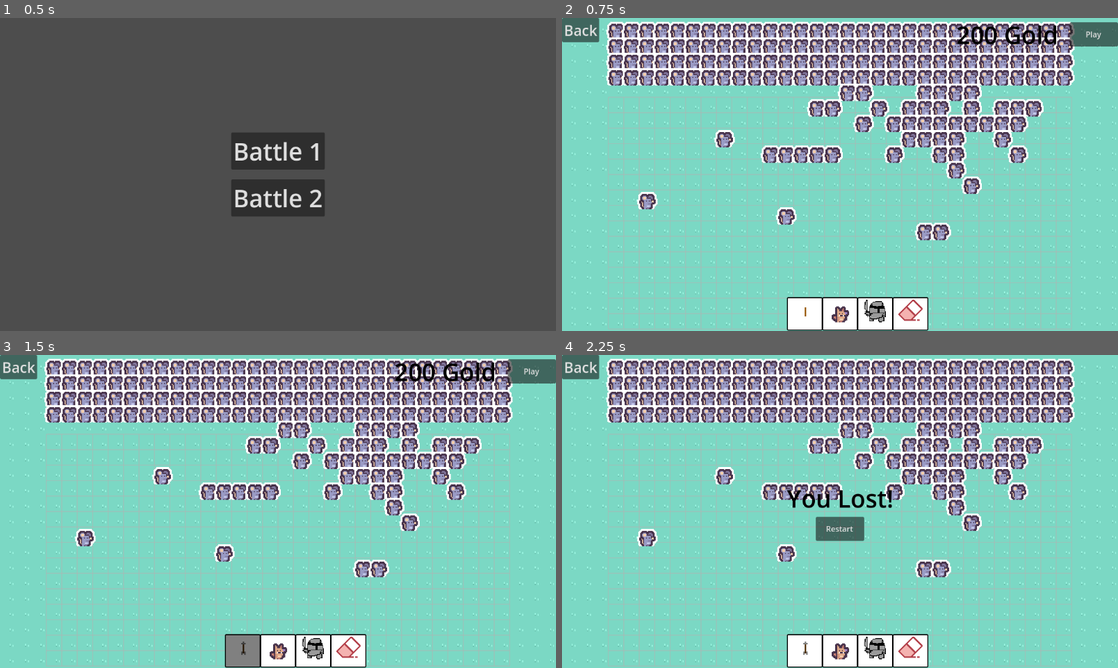
Above: before the commit, frames 1-4 (two rows, left to right).
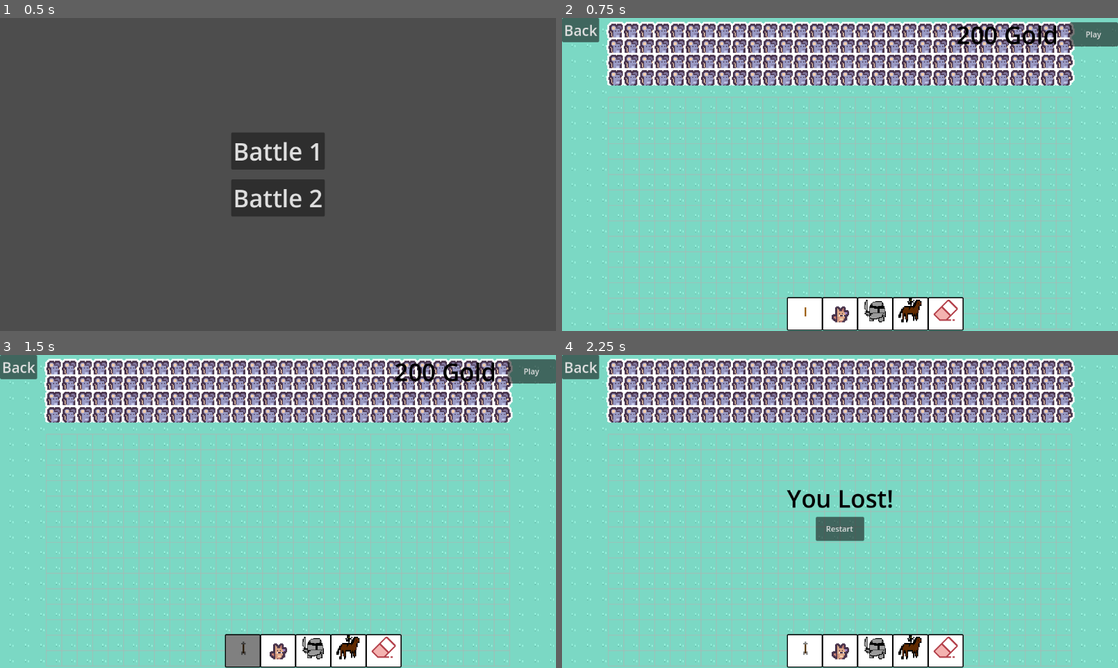
Above: after the commit, the same moments.

Repository: MinIcecream/PixelClash
Game: Godot game, scene res://scenes/battle_select.tscn
The game is run twice, just before and just after one commit, with the same random seed, the same clock (stepped at 60 frames per second) and the same inputs.
Inputs (mouse positions are in pixels of both pictures, inside the frame that each line leads up to):
- Up to frame 1 (0.5 s): no input
- Up to frame 2 (0.75 s): click "Battle 1" at 0.5 s
- Up to frame 3 (1.5 s): click (244, 646) at 1.27 s
- Up to frame 4 (2.25 s): click "Play" at 2 s

Frame 1 is identical in both runs. In frame 2, 8.5% of the frame differs, in the area x 13-87%, y 20-100%; in frame 3, 8.5%; in frame 4, 8.4%.

Commit message:
Adds calvalry unit

Diff:
--- a/data/battles/battle1.tres
+++ b/data/battles/battle1.tres
@@ -25,7 +25,6 @@
 Vector2i(2, 1): ExtResource("2_m67m7"),
 Vector2i(2, 2): ExtResource("2_m67m7"),
 Vector2i(2, 3): ExtResource("2_m67m7"),
-Vector2i(2, 11): ExtResource("2_m67m7"),
 Vector2i(3, 0): ExtResource("2_m67m7"),
 Vector2i(3, 1): ExtResource("2_m67m7"),
 Vector2i(3, 2): ExtResource("2_m67m7"),
@@ -46,7 +45,6 @@
 Vector2i(7, 1): ExtResource("2_m67m7"),
 Vector2i(7, 2): ExtResource("2_m67m7"),
 Vector2i(7, 3): ExtResource("2_m67m7"),
-Vector2i(7, 7): ExtResource("2_m67m7"),
 Vector2i(8, 0): ExtResource("2_m67m7"),
 Vector2i(8, 1): ExtResource("2_m67m7"),
 Vector2i(8, 2): ExtResource("2_m67m7"),
@@ -59,119 +57,74 @@
 Vector2i(10, 1): ExtResource("2_m67m7"),
 Vector2i(10, 2): ExtResource("2_m67m7"),
 Vector2i(10, 3): ExtResource("2_m67m7"),
-Vector2i(10, 8): ExtResource("2_m67m7"),
 Vector2i(11, 0): ExtResource("2_m67m7"),
 Vector2i(11, 1): ExtResource("2_m67m7"),
 Vector2i(11, 2): ExtResource("2_m67m7"),
 Vector2i(11, 3): ExtResource("2_m67m7"),
-Vector2i(11, 8): ExtResource("2_m67m7"),
-Vector2i(11, 12): ExtResource("2_m67m7"),
 Vector2i(12, 0): ExtResource("2_m67m7"),
 Vector2i(12, 1): ExtResource("2_m67m7"),
 Vector2i(12, 2): ExtResource("2_m67m7"),
 Vector2i(12, 3): ExtResource("2_m67m7"),
-Vector2i(12, 8): ExtResource("2_m67m7"),
 Vector2i(13, 0): ExtResource("2_m67m7"),
 Vector2i(13, 1): ExtResource("2_m67m7"),
 Vector2i(13, 2): ExtResource("2_m67m7"),
 Vector2i(13, 3): ExtResource("2_m67m7"),
-Vector2i(13, 5): ExtResource("2_m67m7"),
-Vector2i(13, 8): ExtResource("2_m67m7"),
 Vector2i(14, 0): ExtResource("2_m67m7"),
 Vector2i(14, 1): ExtResource("2_m67m7"),
 Vector2i(14, 2): ExtResource("2_m67m7"),
 Vector2i(14, 3): ExtResource("2_m67m7"),
-Vector2i(14, 5): ExtResource("2_m67m7"),
-Vector2i(14, 8): ExtResource("2_m67m7"),
 Vector2i(15, 0): ExtResource("2_m67m7"),
 Vector2i(15, 1): ExtResource("2_m67m7"),
 Vector2i(15, 2): ExtResource("2_m67m7"),
 Vector2i(15, 3): ExtResource("2_m67m7"),
-Vector2i(15, 4): ExtResource("2_m67m7"),
 Vector2i(16, 0): ExtResource("2_m67m7"),
 Vector2i(16, 1): ExtResource("2_m67m7"),
 Vector2i(16, 2): ExtResource("2_m67m7"),
 Vector2i(16, 3): ExtResource("2_m67m7"),
-Vector2i(16, 4): ExtResource("2_m67m7"),
-Vector2i(16, 6): ExtResource("2_m67m7"),
 Vector2i(17, 0): ExtResource("2_m67m7"),
 Vector2i(17, 1): ExtResource("2_m67m7"),
 Vector2i(17, 2): ExtResource("2_m67m7"),
 Vector2i(17, 3): ExtResource("2_m67m7"),
-Vector2i(17, 5): ExtResource("2_m67m7"),
 Vector2i(18, 0): ExtResource("2_m67m7"),
 Vector2i(18, 1): ExtResource("2_m67m7"),
 Vector2i(18, 2): ExtResource("2_m67m7"),
 Vector2i(18, 3): ExtResource("2_m67m7"),
-Vector2i(18, 6): ExtResource("2_m67m7"),
-Vector2i(18, 8): ExtResource("2_m67m7"),
 Vector2i(19, 0): ExtResource("2_m67m7"),
 Vector2i(19, 1): ExtResource("2_m67m7"),
 Vector2i(19, 2): ExtResource("2_m67m7"),
 Vector2i(19, 3): ExtResource("2_m67m7"),
-Vector2i(19, 5): ExtResource("2_m67m7"),
-Vector2i(19, 6): ExtResource("2_m67m7"),
-Vector2i(19, 7): ExtResource("2_m67m7"),
 Vector2i(20, 0): ExtResource("2_m67m7"),
 Vector2i(20, 1): ExtResource("2_m67m7"),
 Vector2i(20, 2): ExtResource("2_m67m7"),
 Vector2i(20, 3): ExtResource("2_m67m7"),
-Vector2i(20, 4): ExtResource("2_m67m7"),
-Vector2i(20, 5): ExtResource("2_m67m7"),
-Vector2i(20, 6): ExtResource("2_m67m7"),
-Vector2i(20, 7): ExtResource("2_m67m7"),
-Vector2i(20, 13): ExtResource("2_m67m7"),
 Vector2i(21, 0): ExtResource("2_m67m7"),
 Vector2i(21, 1): ExtResource("2_m67m7"),
 Vector2i(21, 2): ExtResource("2_m67m7"),
 Vector2i(21, 3): ExtResource("2_m67m7"),
-Vector2i(21, 4): ExtResource("2_m67m7"),
-Vector2i(21, 5): ExtResource("2_m67m7"),
-Vector2i(21, 6): ExtResource("2_m67m7"),
-Vector2i(21, 7): ExtResource("2_m67m7"),
-Vector2i(21, 8): ExtResource("2_m67m7"),
-Vector2i(21, 13): ExtResource("2_m67m7"),
 Vector2i(22, 0): ExtResource("2_m67m7"),
 Vector2i(22, 1): ExtResource("2_m67m7"),
 Vector2i(22, 2): ExtResource("2_m67m7"),
 Vector2i(22, 3): ExtResource("2_m67m7"),
-Vector2i(22, 4): ExtResource("2_m67m7"),
-Vector2i(22, 6): ExtResource("2_m67m7"),
-Vector2i(22, 7): ExtResource("2_m67m7"),
-Vector2i(22, 8): ExtResource("2_m67m7"),
-Vector2i(22, 9): ExtResource("2_m67m7"),
 Vector2i(23, 0): ExtResource("2_m67m7"),
 Vector2i(23, 1): ExtResource("2_m67m7"),
 Vector2i(23, 2): ExtResource("2_m67m7"),
 Vector2i(23, 3): ExtResource("2_m67m7"),
-Vector2i(23, 4): ExtResource("2_m67m7"),
-Vector2i(23, 5): ExtResource("2_m67m7"),
-Vector2i(23, 6): ExtResource("2_m67m7"),
-Vector2i(23, 10): ExtResource("2_m67m7"),
 Vector2i(24, 0): ExtResource("2_m67m7"),
 Vector2i(24, 1): ExtResource("2_m67m7"),
 Vector2i(24, 2): ExtResource("2_m67m7"),
 Vector2i(24, 3): ExtResource("2_m67m7"),
-Vector2i(24, 6): ExtResource("2_m67m7"),
 Vector2i(25, 0): ExtResource("2_m67m7"),
 Vector2i(25, 1): ExtResource("2_m67m7"),
 Vector2i(25, 2): ExtResource("2_m67m7"),
 Vector2i(25, 3): ExtResource("2_m67m7"),
-Vector2i(25, 5): ExtResource("2_m67m7"),
-Vector2i(25, 6): ExtResource("2_m67m7"),
-Vector2i(25, 7): ExtResource("2_m67m7"),
 Vector2i(26, 0): ExtResource("2_m67m7"),
 Vector2i(26, 1): ExtResource("2_m67m7"),
 Vector2i(26, 2): ExtResource("2_m67m7"),
 Vector2i(26, 3): ExtResource("2_m67m7"),
-Vector2i(26, 5): ExtResource("2_m67m7"),
-Vector2i(26, 6): ExtResource("2_m67m7"),
-Vector2i(26, 8): ExtResource("2_m67m7"),
 Vector2i(27, 0): ExtResource("2_m67m7"),
 Vector2i(27, 1): ExtResource("2_m67m7"),
 Vector2i(27, 2): ExtResource("2_m67m7"),
 Vector2i(27, 3): ExtResource("2_m67m7"),
-Vector2i(27, 5): ExtResource("2_m67m7"),
 Vector2i(28, 0): ExtResource("2_m67m7"),
 Vector2i(28, 1): ExtResource("2_m67m7"),
 Vector2i(28, 2): ExtResource("2_m67m7"),
--- a/data/units/archer.tres
+++ b/data/units/archer.tres
@@ -14,6 +14,6 @@
 health = 18
 price = 3
 death_particles = ExtResource("1_6l0p1")
-size = Vector2(1, 1)
+size = Vector2i(1, 1)
 target_groups = Array[String](["enemy"])
 metadata/_custom_type_script = "uid://bohci6skr4x5g"
--- /dev/null
+++ b/data/units/calvalry.tres
@@ -0,0 +1,19 @@
+[gd_resource type="Resource" script_class="UnitData" load_steps=3 format=3 uid="uid://cbugrljphdybe"]
+
+[ext_resource type="PackedScene" uid="uid://prykkcv3osf7" path="res://scenes/death.tscn" id="1_u3qng"]
+[ext_resource type="Script" uid="uid://bohci6skr4x5g" path="res://scripts/unit_data.gd" id="2_swdr4"]
+
+[resource]
+script = ExtResource("2_swdr4")
+faction = 0
+name = "calvalry"
+speed = 30.0
+attack_range = 60.0
+attack_cooldown = 0.8
+damage = 8
+health = 50
+price = 5
+death_particles = ExtResource("1_u3qng")
+size = Vector2i(2, 1)
+target_groups = Array[String](["enemy", ""])
+metadata/_custom_type_script = "uid://bohci6skr4x5g"
--- a/data/units/enemy_test.tres
+++ b/data/units/enemy_test.tres
@@ -7,7 +7,7 @@
 script = ExtResource("1_kusvv")
 faction = 1
 name = "enemy"
-speed = 35.0
+speed = 30.0
 attack_range = 20.0
 attack_cooldown = 0.8
 damage = 8
--- a/data/units/swordsman.tres
+++ b/data/units/swordsman.tres
@@ -7,7 +7,7 @@
 script = ExtResource("2_wk5y1")
 faction = 0
 name = "swordsman"
-speed = 35.0
+speed = 30.0
 attack_range = 20.0
 attack_cooldown = 0.8
 damage = 8
--- a/scenes/UI.tscn
+++ b/scenes/UI.tscn
@@ -10,6 +10,8 @@
 [ext_resource type="Script" uid="uid://c3ohiurpgkpi4" path="res://scripts/eraser_ui.gd" id="7_xpksx"]
 [ext_resource type="Texture2D" uid="uid://fpcjumr332uo" path="res://assets/eraser.png" id="8_24e4x"]
 [ext_resource type="Texture2D" uid="uid://ilumwvqhyr17" path="res://assets/New Piskel.png" id="8_w7enk"]
+[ext_resource type="Resource" uid="uid://cbugrljphdybe" path="res://data/units/calvalry.tres" id="9_7paak"]
+[ext_resource type="Texture2D" uid="uid://clw2nm2hhuwaw" path="res://assets/New Piskel (1).png" id="10_5sqrc"]
 
 [sub_resource type="StyleBoxFlat" id="StyleBoxFlat_5en4g"]
 bg_color = Color(1, 1, 1, 1)
@@ -160,6 +162,24 @@
 unit = ExtResource("7_ukj8e")
 icon = ExtResource("8_w7enk")
 
+[node name="PanelContainer5" type="PanelContainer" parent="Control/HBoxContainer"]
+layout_mode = 2
+theme_override_styles/panel = SubResource("StyleBoxFlat_5en4g")
+
+[node name="MarginContainer2" type="MarginContainer" parent="Control/HBoxContainer/PanelContainer5"]
+layout_mode = 2
+theme_override_constants/margin_left = 10
+theme_override_constants/margin_right = 10
+theme_override_constants/margin_bottom = 15
+
+[node name="TextureButton" type="TextureButton" parent="Control/HBoxContainer/PanelContainer5/MarginContainer2" groups=["ui_tool", "unit_button"]]
+custom_minimum_size = Vector2(50, 50)
+layout_mode = 2
+stretch_mode = 0
+script = ExtResource("3_5en4g")
+unit = ExtResource("9_7paak")
+icon = ExtResource("10_5sqrc")
+
 [node name="PanelContainer3" type="PanelContainer" parent="Control/HBoxContainer"]
 layout_mode = 2
 theme_override_styles/panel = SubResource("StyleBoxFlat_5en4g")
--- /dev/null
+++ b/scenes/calvalry.tscn
@@ -0,0 +1,47 @@
+[gd_scene load_steps=8 format=3 uid="uid://b7wnbv6ufr2bg"]
+
+[ext_resource type="PackedScene" uid="uid://bfrc287phd4w7" path="res://scenes/unit.tscn" id="1_2ytdy"]
+[ext_resource type="Texture2D" uid="uid://clw2nm2hhuwaw" path="res://assets/New Piskel (1).png" id="2_tjt8q"]
+[ext_resource type="Resource" uid="uid://cbugrljphdybe" path="res://data/units/calvalry.tres" id="2_uo2o1"]
+[ext_resource type="Script" uid="uid://bmm5dprukp8wp" path="res://scripts/charge_attack.gd" id="4_uo2o1"]
+
+[sub_resource type="RectangleShape2D" id="RectangleShape2D_uo2o1"]
+size = Vector2(16.6332, 46.4044)
+
+[sub_resource type="RectangleShape2D" id="RectangleShape2D_krby6"]
+size = Vector2(8.99863, 20.1032)
+
+[sub_resource type="RectangleShape2D" id="RectangleShape2D_tjt8q"]
+size = Vector2(21, 9)
+
+[node name="CharacterBody2D3" instance=ExtResource("1_2ytdy")]
+data = ExtResource("2_uo2o1")
+
+[node name="Sprite2D" parent="." index="0"]
+texture = ExtResource("2_tjt8q")
+
+[node name="Collider" parent="." index="1"]
+position = Vector2(2.98023e-08, 2)
+scale = Vector2(0.463897, -0.447547)
+shape = SubResource("RectangleShape2D_uo2o1")
+
+[node name="Collider" parent="Hurtbox" index="0"]
+position = Vector2(0.0284591, 1.32595)
+rotation = 1.58825
+shape = SubResource("RectangleShape2D_krby6")
+
+[node name="Attack" parent="." index="5"]
+script = ExtResource("4_uo2o1")
+
+[node name="Area2D" type="Area2D" parent="Attack" index="0"]
+collision_layer = 0
+collision_mask = 2
+monitoring = false
+
+[node name="CollisionPolygon2D" type="CollisionPolygon2D" parent="Attack/Area2D" index="0"]
+position = Vector2(5, 1)
+polygon = PackedVector2Array(11, -26, -1, -1, 11, 22)
+
+[node name="CollisionShape2D" parent="AvoidanceArea" index="0"]
+position = Vector2(0, 2)
+shape = SubResource("RectangleShape2D_tjt8q")
--- a/scenes/enemy.tscn
+++ b/scenes/enemy.tscn
@@ -19,7 +19,6 @@
 position = Vector2(1, 7)
 rotation = 3.18064
 shape = SubResource("CircleShape2D_5uy6h")
-disabled = false
 
 [node name="Attack" parent="." index="5"]
 script = ExtResource("4_5uy6h")
--- a/scenes/knight.tscn
+++ b/scenes/knight.tscn
@@ -26,7 +26,6 @@
 position = Vector2(2, 3)
 rotation = -0.0217394
 shape = SubResource("CapsuleShape2D_0dyjn")
-disabled = false
 
 [node name="Collider" parent="Hurtbox" index="0"]
 position = Vector2(2, 2)
--- a/scenes/swordsman.tscn
+++ b/scenes/swordsman.tscn
@@ -5,12 +5,10 @@
 [ext_resource type="Script" uid="uid://7f80agfwm8xo" path="res://scripts/melee_attack.gd" id="3_6mje0"]
 
 [node name="CharacterBody2D2" instance=ExtResource("1_j1nbv")]
-collision_mask = 0
 data = ExtResource("2_6mje0")
 
 [node name="Collider" parent="." index="1"]
 position = Vector2(1, 7)
-disabled = false
 
 [node name="Attack" parent="." index="5"]
 script = ExtResource("3_6mje0")
--- a/scenes/unit.tscn
+++ b/scenes/unit.tscn
@@ -20,6 +20,7 @@
 [node name="CharacterBody2D3" type="CharacterBody2D"]
 z_index = 5
 y_sort_enabled = true
+collision_mask = 0
 script = ExtResource("1_3i0j8")
 
 [node name="Sprite2D" type="Sprite2D" parent="."]
--- a/scripts/battle_editor.gd
+++ b/scripts/battle_editor.gd
@@ -7,7 +7,7 @@
 @export var enabled = false
 var dirty = false
 
-func _process(delta: float) -> void:
+func _process(_delta: float) -> void:
 	if not enabled:
 		return
 	if not Engine.is_editor_hint():
--- /dev/null
+++ b/scripts/charge_attack.gd
@@ -0,0 +1,57 @@
+extends Attack
+
+@onready var area2D = $"Area2D"
+
+var hit_units := {}
+var chargeDirection = null
+
+func _ready() -> void:
+	area2D.area_entered.connect(Callable(self, "_on_area_entered"))
+
+func _on_area_entered(unit: Area2D) -> void:
+	if unit in hit_units or unit.faction == self.get_parent().data.faction:
+		return
+
+	unit.take_damage(self.get_parent().data.damage)
+	hit_units[unit] = true
+	_apply_hit_effects(unit)
+
+func _apply_hit_effects(unit: Area2D) -> void:
+	var forward = (unit.global_position - global_position).normalized()
+	var side = Vector2(-forward.y, forward.x)
+
+	# Randomly choose left or right
+	if randf() < 0.5:
+		side = -side
+
+	# Mix sideways + a bit of forward
+	var knock_dir = (side * 0.8 + forward * 0.2).normalized()
+
+	unit.knockback(knock_dir * 2000)
+
+
+func _do_attack(target: Node2D) -> void:
+	var dir = target.global_position - self.global_position
+	area2D.rotation = dir.angle()
+
+	await get_tree().create_timer(0.5).timeout
+	enable_hitbox()
+	chargeDirection = dir.normalized()
+	await get_tree().create_timer(0.75).timeout
+	disable_hitbox()
+	chargeDirection = null
+	await get_tree().create_timer(1).timeout
+	finish_attack()
+
+func enable_hitbox():
+	area2D.monitoring = true
+	hit_units = {}
+
+func disable_hitbox():
+	area2D.monitoring = false
+
+func _physics_process(delta: float) -> void:
+	if chargeDirection != null:
+		var desired = chargeDirection * get_parent().data.speed * 5
+		get_parent().velocity = desired
+		get_parent().move_and_slide()
--- a/scripts/interaction_mode.gd
+++ b/scripts/interaction_mode.gd
@@ -2,11 +2,11 @@
 
 class_name InteractionMode
 
-func on_press(cell: Array[Vector2i]) -> void:
+func on_press(_cell: Array[Vector2i]) -> void:
 	pass
 
-func on_drag(cells: Array[Vector2i]) -> void:
+func on_drag(_cells: Array[Vector2i]) -> void:
 	pass
 
-func on_release(cells: Array[Vector2i]) -> void:
+func on_release(_cells: Array[Vector2i]) -> void:
 	pass
--- a/scripts/melee_attack.gd
+++ b/scripts/melee_attack.gd
@@ -1,7 +1,5 @@
 extends Attack
-
 class_name MeleeAttack
-
 @onready var area2D = $"Area2D"
 
 var hit_units := {}
--- a/scripts/unit_registry.gd
+++ b/scripts/unit_registry.gd
@@ -15,6 +15,10 @@
 		"scene": preload("res://scenes/knight.tscn"),
 		"data": preload("res://data/units/knight.tres")
 	},
+	"calvalry": {
+		"scene": preload("res://scenes/calvalry.tscn"),
+		"data": preload("res://data/units/calvalry.tres")
+	},
 	"enemy": {
 		"scene": preload("res://scenes/enemy.tscn"),
 		"data": preload("res://data/units/enemy_test.tres")
--- a/scripts/unlock_manager.gd
+++ b/scripts/unlock_manager.gd
@@ -3,7 +3,8 @@
 var units: Dictionary[String, bool] = {
 	"swordsman": true,
 	"archer": true,
-	"knight": true
+	"knight": true,
+	"calvalry": true
 }
 
 var battles: Dictionary[String, bool] = {
Binary file added: assets/New Piskel (1).png
Not shown, added: assets/New Piskel (1).png.import
Not shown: 1 places in scenes/UI.tscn that only renumber resources
Not shown, added: scripts/charge_attack.gd.uid
